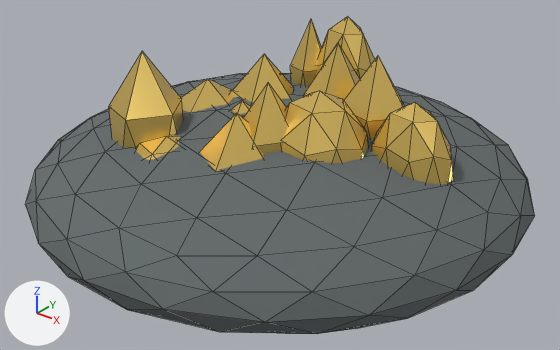
Two versions of the glTF model assets/models/resources/caterium_ore_node/caterium_ore_node_variant_c.glb, one commit apart.
Before and after are seen from a camera (50 mm lens) standing at (5.36, -6.71, 4.8) and looking at (0.1, -0.13, 0.72). The lights are fixed; the arrows at lower left show +X, +Y and +Z. The first picture is the older version. Mesh edges are drawn as thin lines. Objects named as collision shapes, trigger or cutter boxes, shadow casters or lower levels of detail are left out. Where no turn or scale is listed for an object, it has been applied to the vertices. Vertices at exactly the same position are counted once.

Names of what the first picture shows: 'Exposed ore formation', 'Exposed ore formation.001', 'Exposed ore formation.002', 'Exposed ore formation.003', 'Exposed ore formation.004', 'Exposed ore formation.005', 'Exposed ore formation.006', 'Exposed ore formation.007', 'Exposed ore formation.008', 'Exposed ore formation.009', 'Exposed ore formation.010', 'Exposed ore formation.011', 'Exposed ore formation.012', 'Mineral inclusion.003', 'Resource node bedrock'.
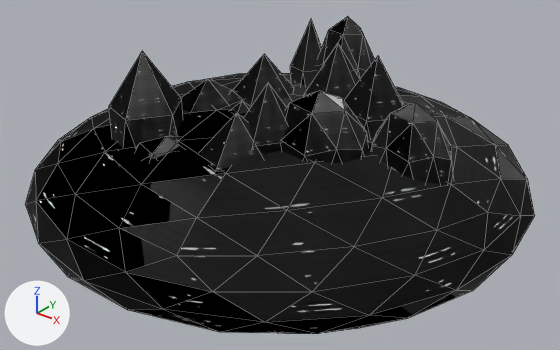
The newer file is also turned or shifted as a whole; pictures and numbers use the older file's frame.

What changed in the scene script:
```text
Add img_metal_roughness_001:
    img_metal_roughness_001 = load_image('metal_roughness.001', '_unpacked/metal_roughness.001', 256, 256, 'Non-Color')
Add img_metal_albedo:
    img_metal_albedo = load_image('metal_albedo', '_unpacked/metal_albedo', 256, 256, 'sRGB')
Add img_metal_height:
    img_metal_height = load_image('metal_height', '_unpacked/metal_height', 256, 256, 'Non-Color')
Add img_metal_roughness:
    img_metal_roughness = load_image('metal_roughness', '_unpacked/metal_roughness', 256, 256, 'Non-Color')
Change mat_caterium:
    remove # nodes: BsdfPrincipled, OutputMaterial
    remove # colours: yellow #f1ce6f
    nodes: BsdfPrincipled, Math, NormalMap, OutputMaterial, SeparateColor, TexImage x3
    uses the picture img_metal_albedo
    uses the picture img_metal_height
    uses the picture img_metal_roughness
Change mat_alien_basalt:
    remove # nodes: BsdfPrincipled, OutputMaterial
    remove # colours: dark grey #656c6c
    nodes: BsdfPrincipled, Math, NormalMap, OutputMaterial, SeparateColor, TexImage x3
    uses the picture img_metal_albedo
    uses the picture img_metal_height
    uses the picture img_metal_roughness_001
Change me_icosphere_625:
    used by ob_mineral_inclusion_003; location = (-0.364, -0.265, 1.35)
    remove me_icosphere_625.from_pydata(...)  # 12 vertices, 20 faces; spans x -0.161..0.161, y -0.153..0.153, z -0.25..0.25
    add me_icosphere_625.from_pydata(...)  # 12 vertices, 20 faces; spans x 0.342..0.664, y -0.317..-0.01, z -0.25..0.25
    me_icosphere_625 part 1: the whole mesh is moved by (0.503, -0.163, 0.0)
```

Boxes [x1, y1, x2, y2] around the edits, measured in the pictures (560 x 350 px):
'Resource node bedrock', surface changed (dark grey to black): [25, 73, 535, 334] in both
'Exposed ore formation', surface changed (yellow to black): [282, 91, 368, 163] in both
'Exposed ore formation.001', surface changed (yellow to black): [371, 102, 453, 184] in both
'Exposed ore formation.009', surface changed (yellow to black): [109, 51, 183, 147] in both
'Exposed ore formation.002', surface changed (yellow to black): [344, 56, 404, 138] in both
'Exposed ore formation.011', surface changed (yellow to black): [200, 113, 264, 172] in both
'Exposed ore formation.012', surface changed (yellow to black): [244, 83, 288, 154] in both
'Exposed ore formation.004', surface changed (yellow to black): [316, 16, 375, 79] in both
'Exposed ore formation.003', surface changed (yellow to black): [304, 43, 360, 100] in both
'Exposed ore formation.006', surface changed (yellow to black): [233, 54, 294, 102] in both
'Exposed ore formation.005', surface changed (yellow to black): [290, 19, 322, 86] in both
'Exposed ore formation.008', surface changed (yellow to black): [181, 79, 233, 113] in both
'Exposed ore formation.010', surface changed (yellow to grey): [136, 135, 180, 160] in both
'Mineral inclusion.004', surface changed (yellow to black): [231, 101, 251, 114] in both
'Mineral inclusion.003', surface changed, moved (not visible afterwards): before [231, 101, 251, 114]
'Exposed ore formation.007', surface changed: [230, 90, 239, 97] in both
